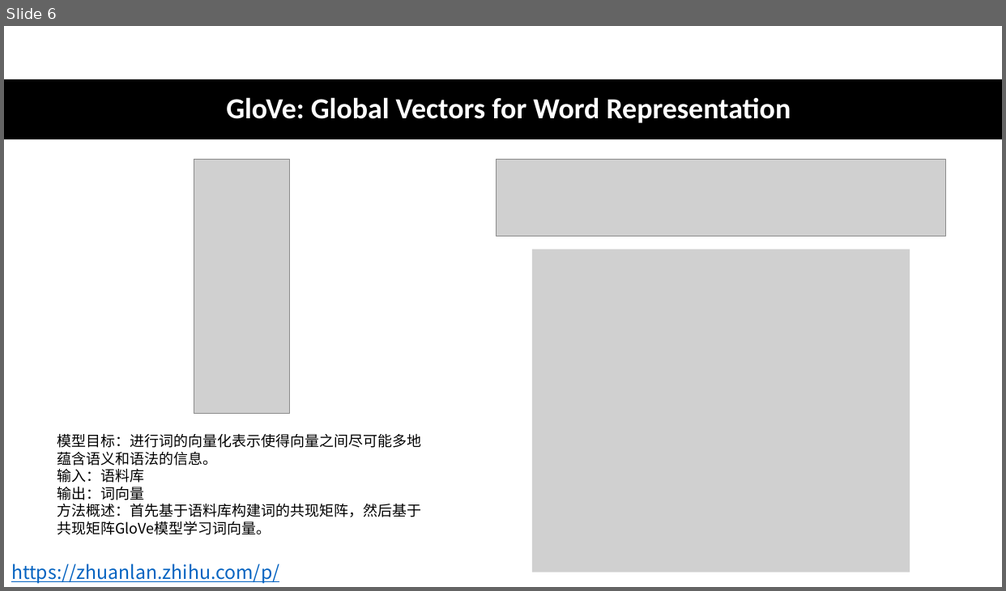
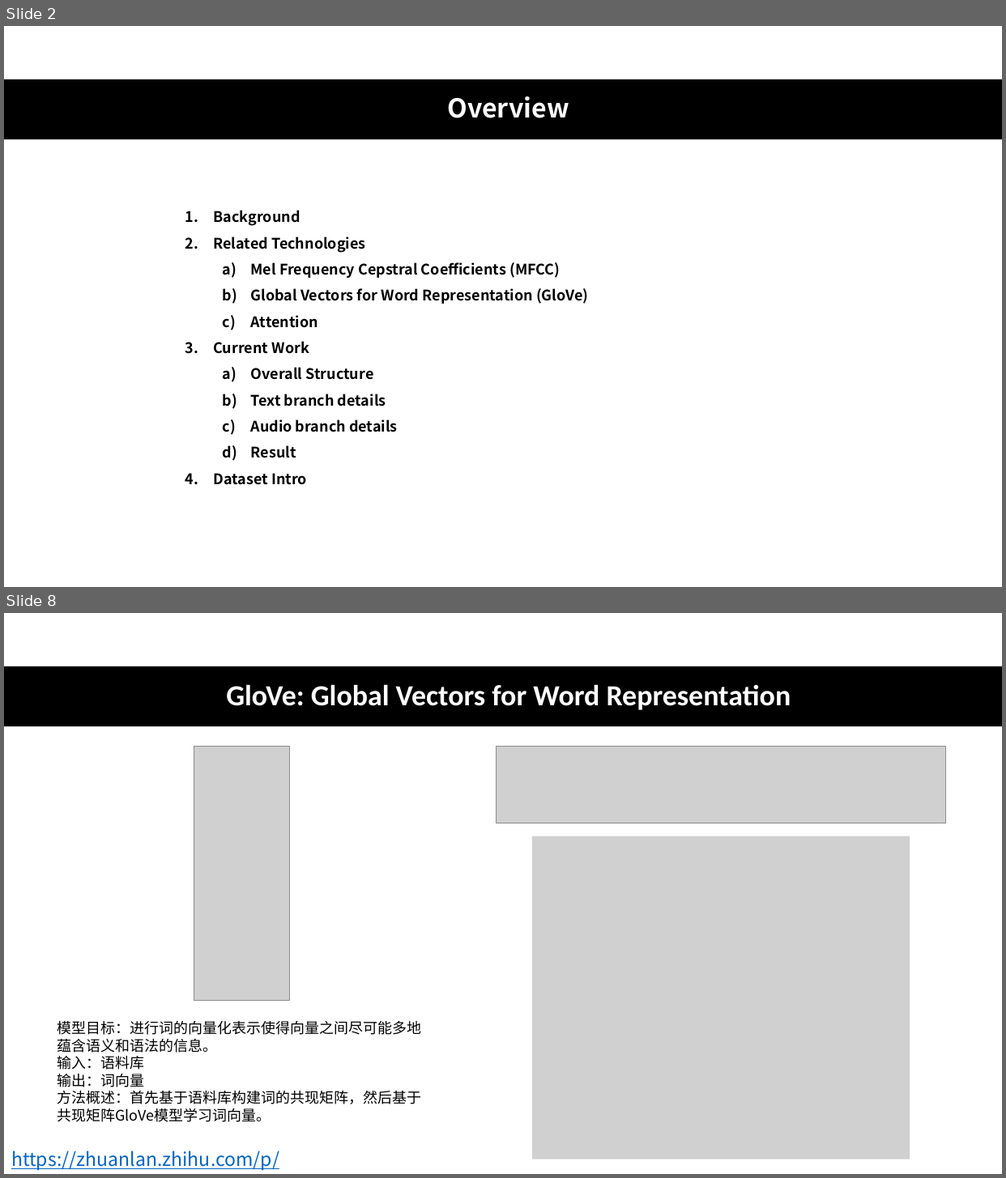
Before and after one commit to CrescentIvy/CPSS, a slide deck: xinwei zhao.pptx. Shown one above the other, each under a label of ours: slide 6 before the commit, slides 2 and 8 after it; the slides between them are not shown. The pictures are 1006x591 and 1006x1178 pixels, drawn with LibreOffice and Linux fonts; fonts in the diff are those of the drawing; grey boxes stand for pictures. Boxes give left, top, right and bottom in pixels: in the first picture for what was removed or moved away, otherwise in the second. Text is boxed around its words. In the diff, an @@ line names an element or a change of style, - is before the commit and + after.

```diff
--- a/xinwei zhao.pptx
+++ b/xinwei zhao.pptx
@@ slide 2 added at box(4, 26, 1002, 587), background #FFFFFF @@
@@ rectangle added at box(4, 79, 1002, 139), fill #000000 @@
@@ title added at box(448, 96, 569, 118), 25 pt, text #FFFFFF, bold @@
+Overview
@@ text added at box(213, 210, 588, 485), 14 pt, text #000000, bold @@
+1. Background
+2. Related Technologies
+  a) Mel Frequency Cepstral Coefficients (MFCC)
+  b) Global Vectors for Word Representation (GloVe)
+  c) Attention
+3. Current Work
+  a) Overall Structure
+  b) Text branch details
+  c) Audio branch details
+  d) Result
+4. Dataset Intro
@@ what was slide 6 is now slide 8 @@
```
Also in this commit, not shown: 12 slides changed, 4 other slides added, 4 slides removed, 1 other file.
